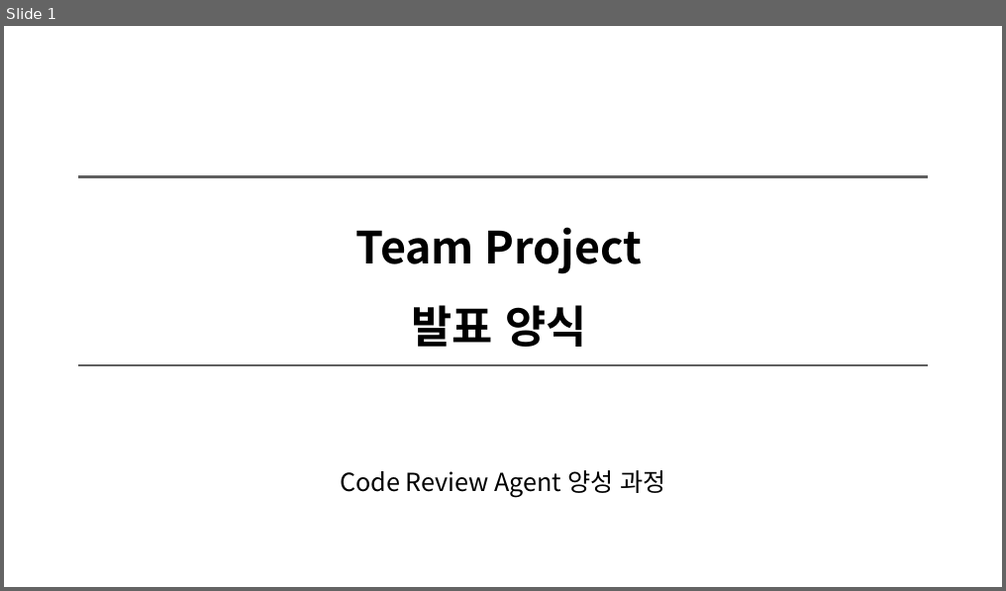
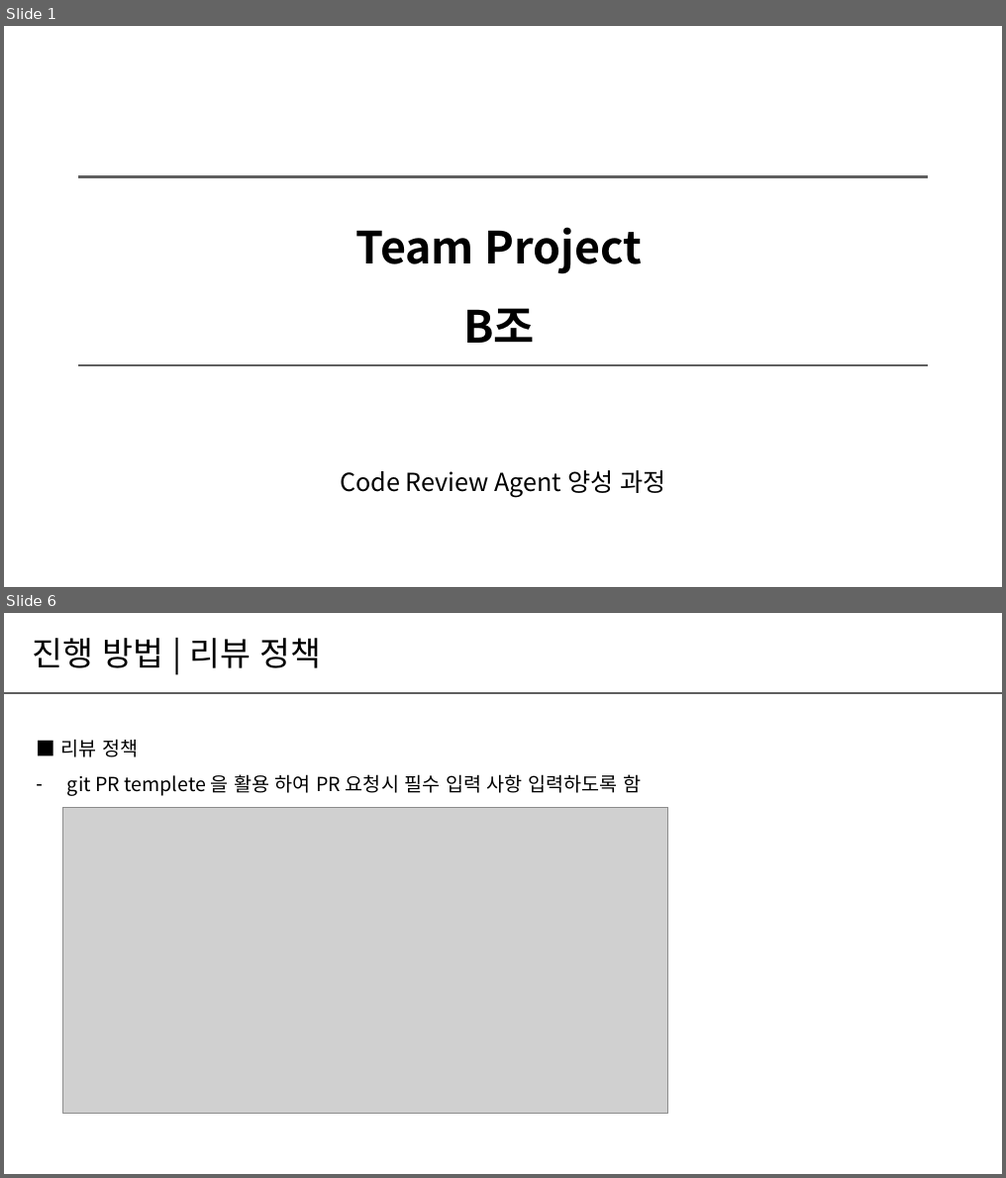
Before and after one commit to Rakjunyang/BeautifulCode, a slide deck: 팀프로젝트＿발표양식_B조.pptx. Shown one above the other, each under a label of ours: slide 1 before the commit, slides 1 and 6 after it; the slides between them are not shown. The pictures are 1006x591 and 1006x1178 pixels, drawn with LibreOffice and Linux fonts; fonts in the diff are those of the drawing; grey boxes stand for pictures. Boxes give left, top, right and bottom in pixels: in the first picture for what was removed or moved away, otherwise in the second. Text is boxed around its words. In the diff, an @@ line names an element or a change of style, - is before the commit and + after.

Commit message:
발표 자료 앞부분 작성 후 upload

```diff
--- a/팀프로젝트＿발표양식_B조.pptx
+++ b/팀프로젝트＿발표양식_B조.pptx
@@ slide 6 added at box(4, 613, 1002, 1174), background #FFFFFF @@
@@ text added at box(32, 638, 322, 668), 24 pt, text #000000 @@
+진행 방법 | 리뷰 정책
@@ line added from (4, 693) to (1002, 693), #5F5F5F 2 pt @@
@@ text added at box(61, 739, 641, 796), 14 pt, text #000000 @@
+■ 리뷰 정책
+– git PR templete 을 활용 하여 PR 요청시 필수 입력 사항 입력하도록 함
@@ picture added at box(62, 808, 668, 1114) @@
@@ slide 1 changed as well @@
@@ text at box(356, 227, 642, 343): text changed @@
-Team Project
-발표 양식
+Team Project
+B조
```
Also in this commit, not shown: 2 other slides changed, 6 other slides added, 8 slides removed.
